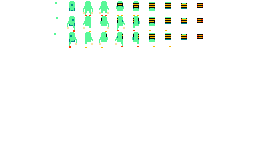
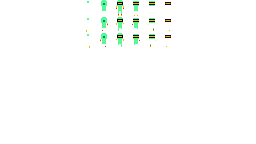
Layer changes from the first 256 x 144 image to the second:
painted on "body" over [54, 0, 203, 48]
painted on "limbs" over [67, 6, 171, 48]
